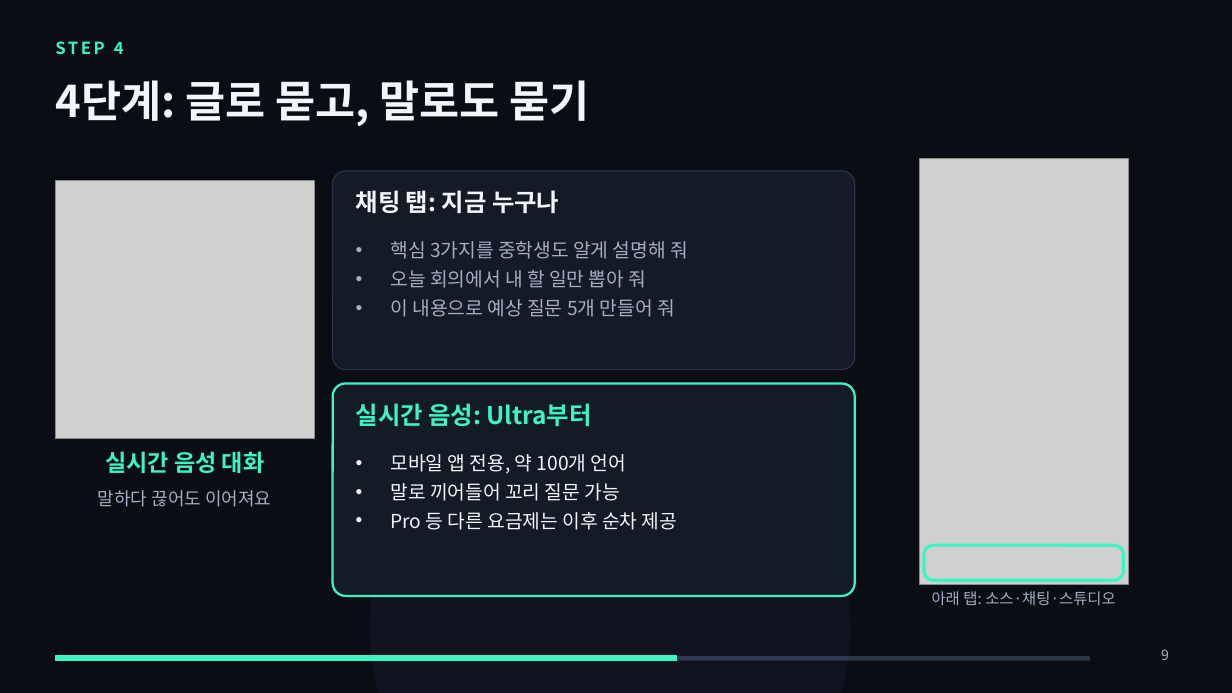
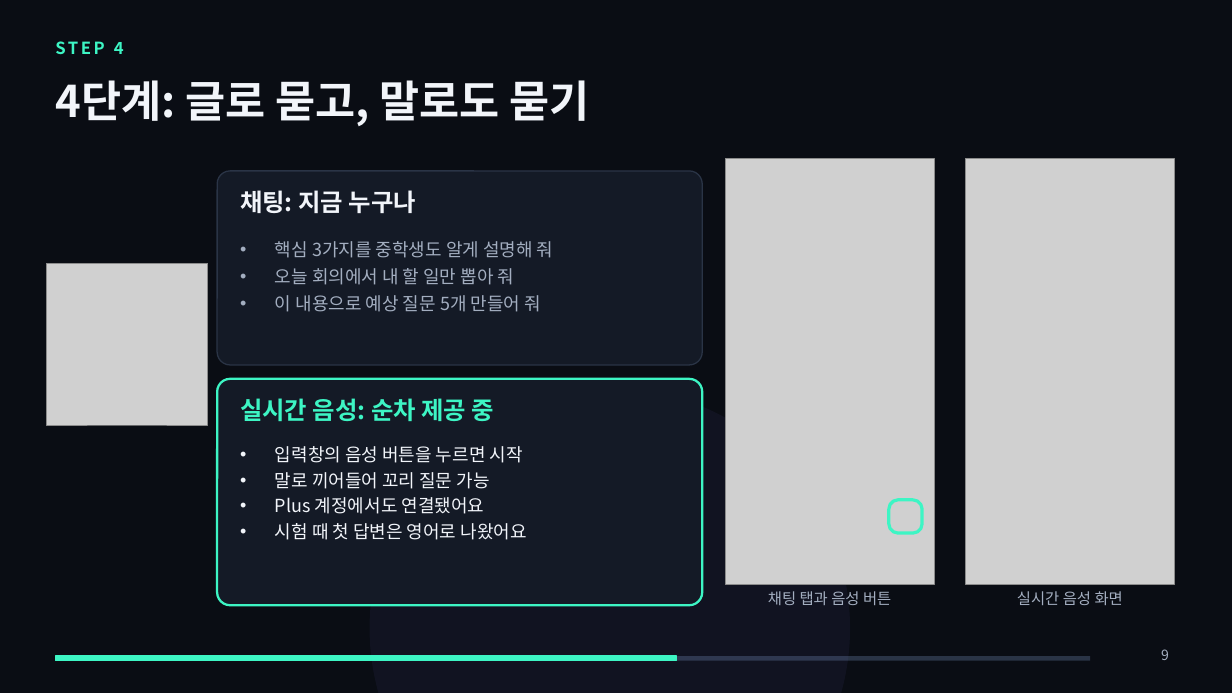
Before and after one commit to metaluca27/huhsame-script, a slide deck: slide 9 of docs/강의/제미나이노트북_모바일/제미나이노트북_모바일_강의.pptx. Drawn at 1232x693 pixels with LibreOffice and Linux fonts; fonts in the diff are those of the drawing; grey boxes stand for pictures. Boxes give left, top, right and bottom in pixels: in the first picture for what was removed or moved away, otherwise in the second. Text is boxed around its words. In the diff, an @@ line names an element or a change of style, - is before the commit and + after.

```diff
--- a/docs/강의/제미나이노트북_모바일/제미나이노트북_모바일_강의.pptx
+++ b/docs/강의/제미나이노트북_모바일/제미나이노트북_모바일_강의.pptx
@@ rounded rectangle resized from (x1=333, y1=171, x2=855, y2=370) to (x1=217, y1=171, x2=702, y2=365) @@
@@ rounded rectangle at (x1=217, y1=171, x2=702, y2=365): proportions changed @@
@@ picture moved from (x1=920, y1=159, x2=1128, y2=584) to (x1=726, y1=159, x2=934, y2=584) @@
@@ picture added at (x1=966, y1=159, x2=1175, y2=584) @@
@@ text at (x1=240, y1=190, x2=416, y2=213): text changed @@
-채팅 탭: 지금 누구나
+채팅: 지금 누구나
@@ text "핵심 3가지를 중학생도 알게 설명해 ..." moved from (x1=390, y1=241, x2=688, y2=317) to (x1=275, y1=241, x2=554, y2=312) @@
@@ text "핵심 3가지를 중학생도 알게 설명해 ..." at (x1=275, y1=241, x2=554, y2=312): size 15 to 14 pt @@
@@ picture resized from (x1=55, y1=180, x2=314, y2=439) to (x1=46, y1=263, x2=208, y2=425) @@
@@ rounded rectangle at (x1=217, y1=379, x2=702, y2=605): proportions changed @@
@@ rounded rectangle resized from (x1=333, y1=384, x2=855, y2=596) to (x1=217, y1=379, x2=702, y2=605) @@
@@ text at (x1=240, y1=398, x2=494, y2=421): text changed @@
-실시간 음성: Ultra부터
+실시간 음성: 순차 제공 중
@@ text added at (x1=275, y1=446, x2=527, y2=540), 14 pt, text #F2F5FA @@
+• 입력창의 음성 버튼을 누르면 시작
+• 말로 끼어들어 꼬리 질문 가능
+• Plus 계정에서도 연결됐어요
+• 시험 때 첫 답변은 영어로 나왔어요
@@ text removed at (x1=390, y1=454, x2=677, y2=530) @@
-• 모바일 앱 전용, 약 100개 언어
-• 말로 끼어들어 꼬리 질문 가능
-• Pro 등 다른 요금제는 이후 순차 제공
@@ text removed at (x1=98, y1=490, x2=271, y2=507) @@
-말하다 끊어도 이어져요
@@ rounded rectangle added at (x1=889, y1=500, x2=922, y2=533), outline #3DF5C4 2.5 pt @@
@@ rounded rectangle removed at (x1=924, y1=545, x2=1124, y2=580) @@
@@ text added at (x1=768, y1=591, x2=891, y2=605), 12 pt, text #A3AEC0 @@
+채팅 탭과 음성 버튼
@@ text removed at (x1=932, y1=591, x2=1116, y2=605) @@
-아래 탭: 소스·채팅·스튜디오
@@ text at (x1=1017, y1=591, x2=1123, y2=605): text changed; size 18 to 12 pt; text colour #3DF5C4 to #A3AEC0; bold off @@
-실시간 음성 대화
+실시간 음성 화면
```
Also in this commit, not shown: 2 other slides changed, 3 other files.
